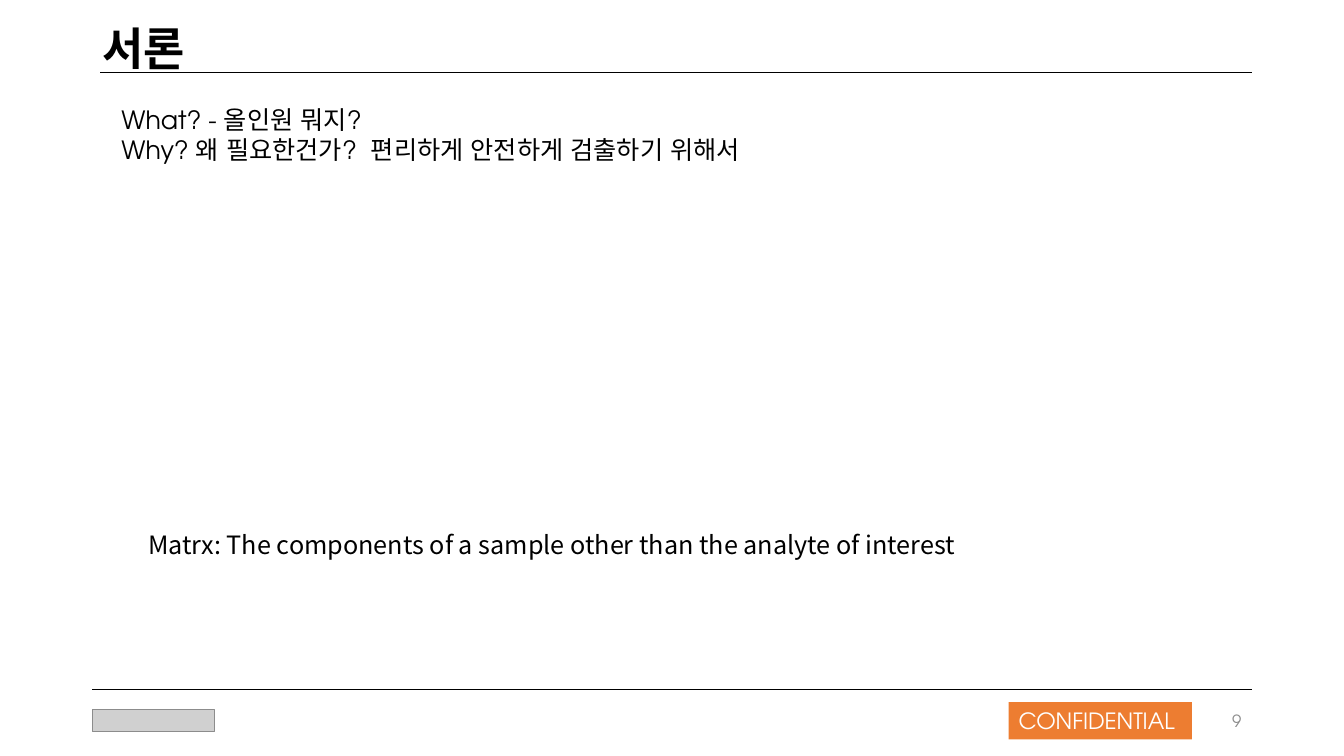
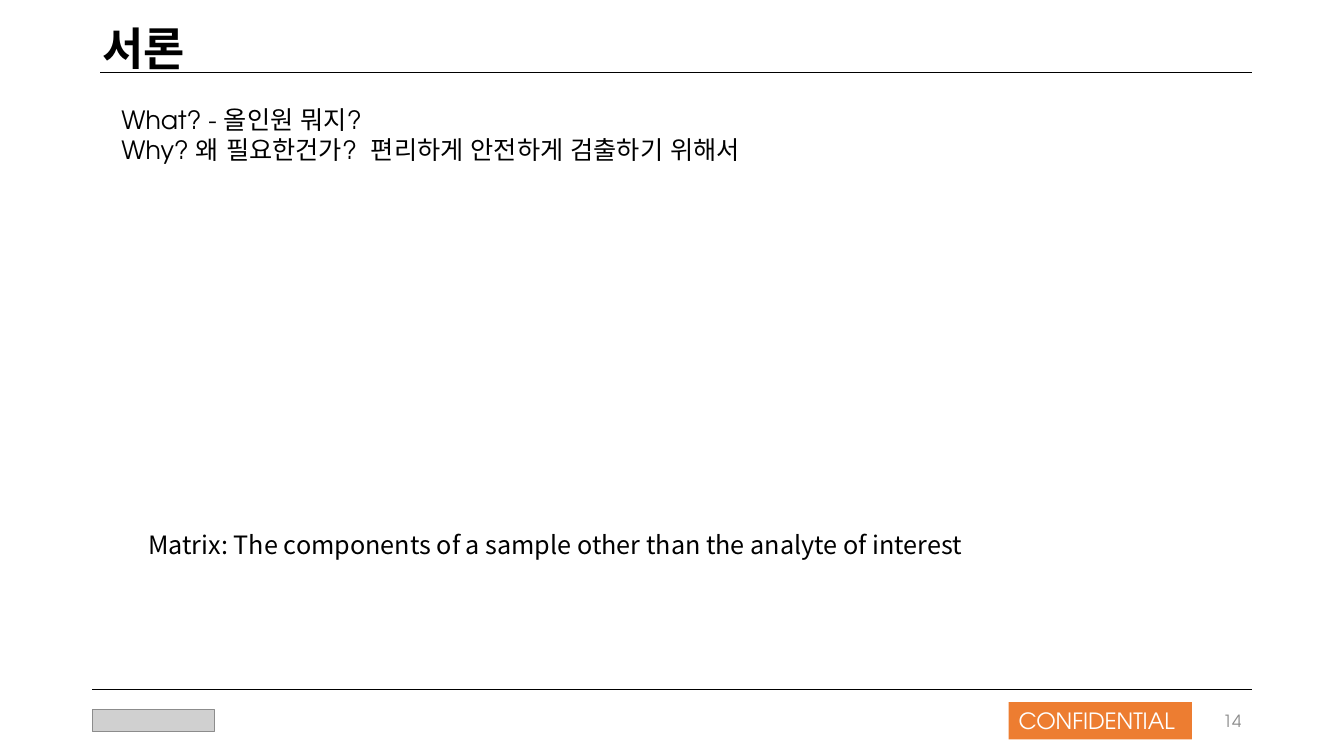
Before and after one commit to nansmile/Company-Work, a slide deck: slide 14 of Work/올인원팀 발표자료_181021.pptx (slide 9 before the commit). Drawn at 1344x756 pixels with LibreOffice and Linux fonts; fonts in the diff are those of the drawing; grey boxes stand for pictures. Boxes give left, top, right and bottom in pixels: in the first picture for what was removed or moved away, otherwise in the second. Text is boxed around its words. In the diff, an @@ line names an element or a change of style, - is before the commit and + after.

```diff
--- a/Work/올인원팀 발표자료_181021.pptx
+++ b/Work/올인원팀 발표자료_181021.pptx
@@ text at (x1=148, y1=533, x2=962, y2=560): text changed @@
-Matrx: The components of a sample other than the analyte of interest
+Matrix: The components of a sample other than the analyte of interest
@@ page number at (x1=1223, y1=714, x2=1242, y2=727): text changed @@
-9
+14
```
Also in this commit, not shown: 1 other slide changed, 9 slides added, 2 slides removed.
